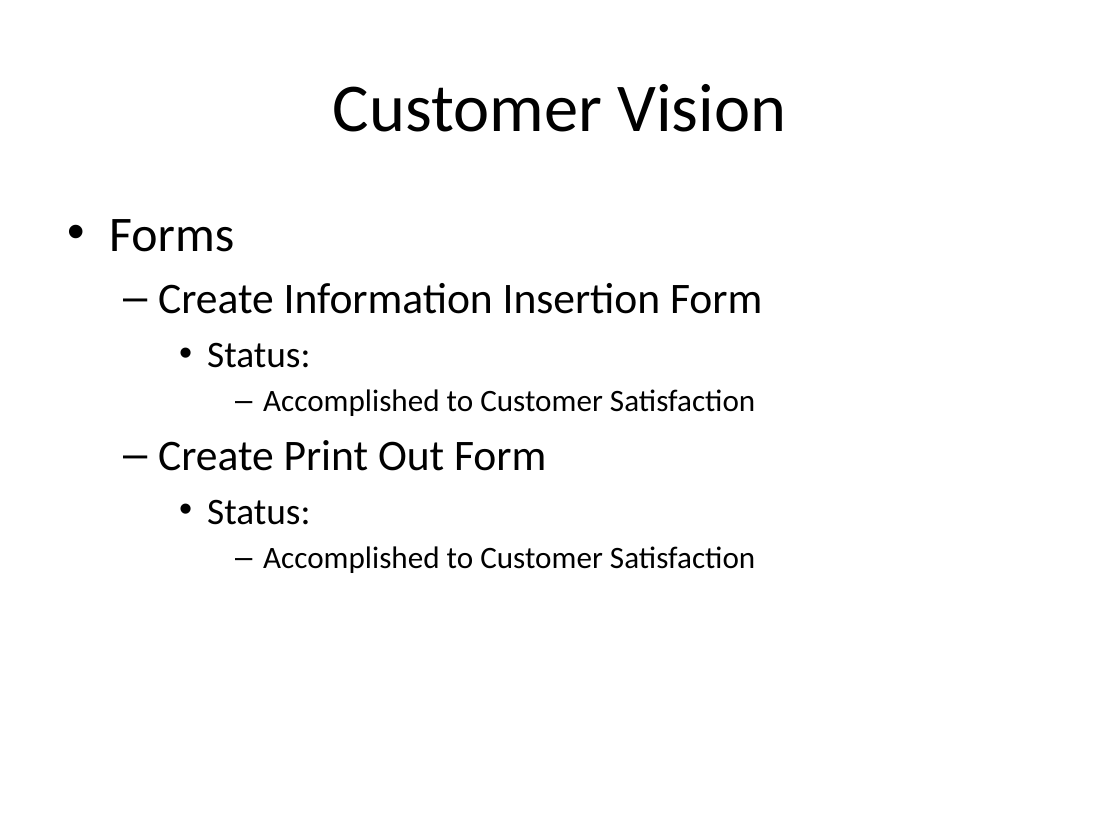
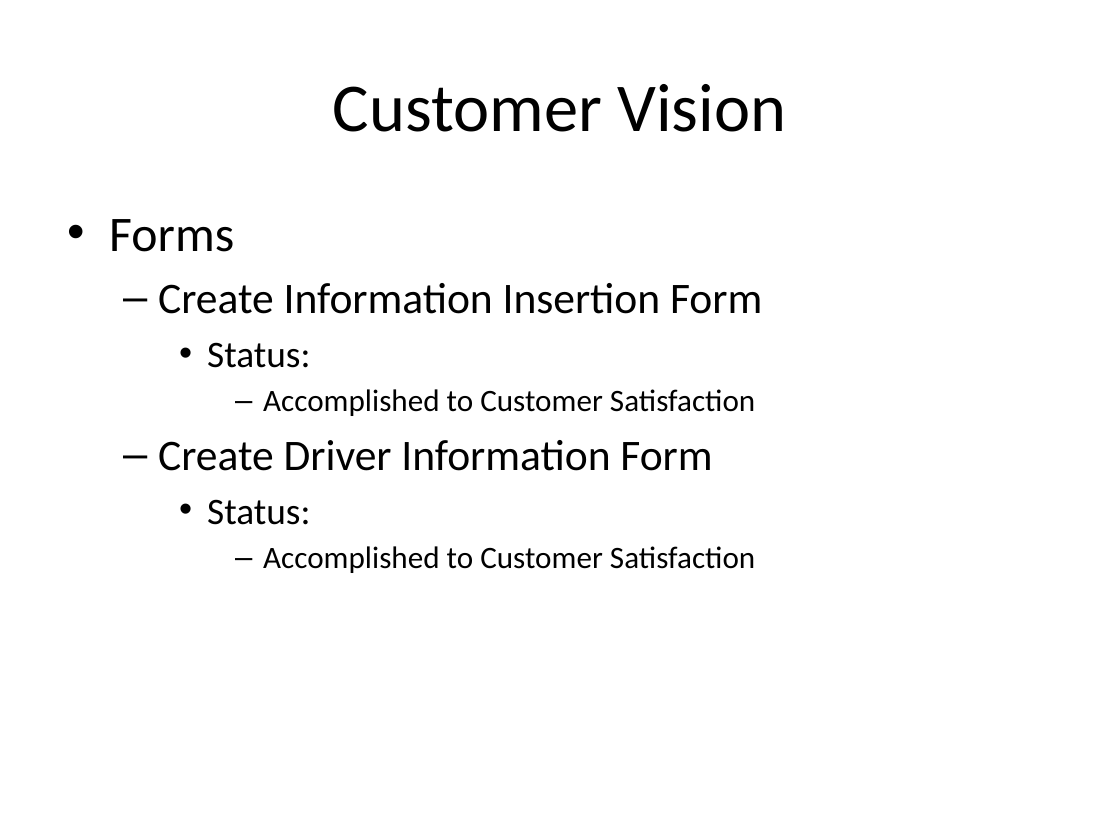
Before and after one commit to telepresencebot2/Transportation-For-Visually-Impaired, a slide deck: slide 3 of Cycle1DOC/CycleOnePresentation.pptx. Drawn at 1120x840 pixels with LibreOffice and Linux fonts; fonts in the diff are those of the drawing; background and template pictures are left out. Boxes give left, top, right and bottom in pixels: in the first picture for what was removed or moved away, otherwise in the second. Text is boxed around its words. In the diff, an @@ line names an element or a change of style, - is before the commit and + after.

```diff
--- a/Cycle1DOC/CycleOnePresentation.pptx
+++ b/Cycle1DOC/CycleOnePresentation.pptx
@@ text at [158, 440, 712, 471]: text changed @@
-  – Create Print Out Form
+  – Create Driver Information Form
```
Also in this commit, not shown: 6 other slides changed, 3 other files.
